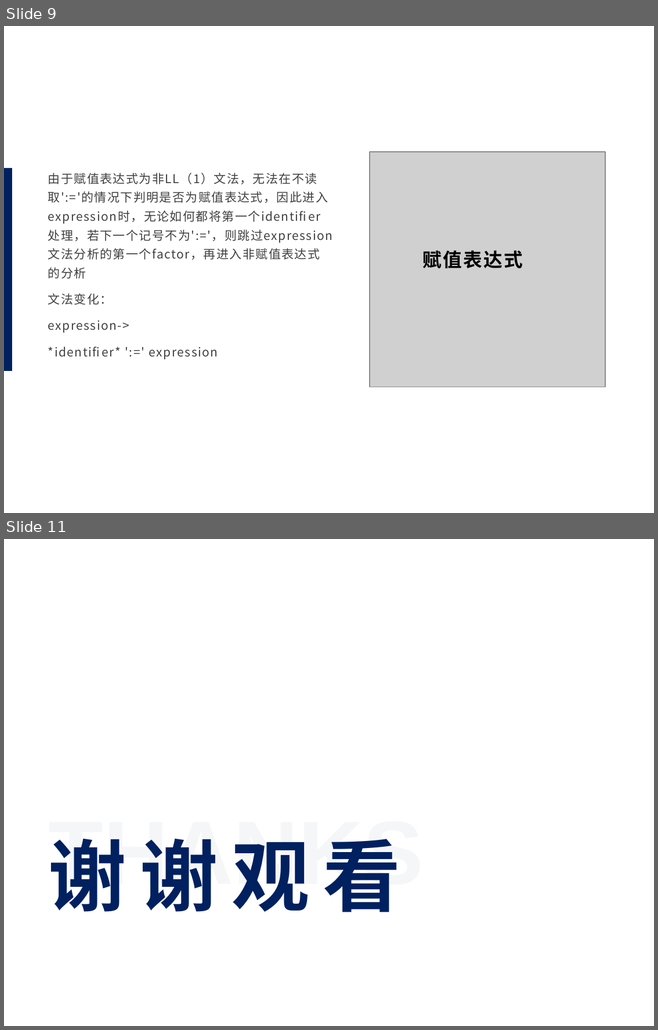
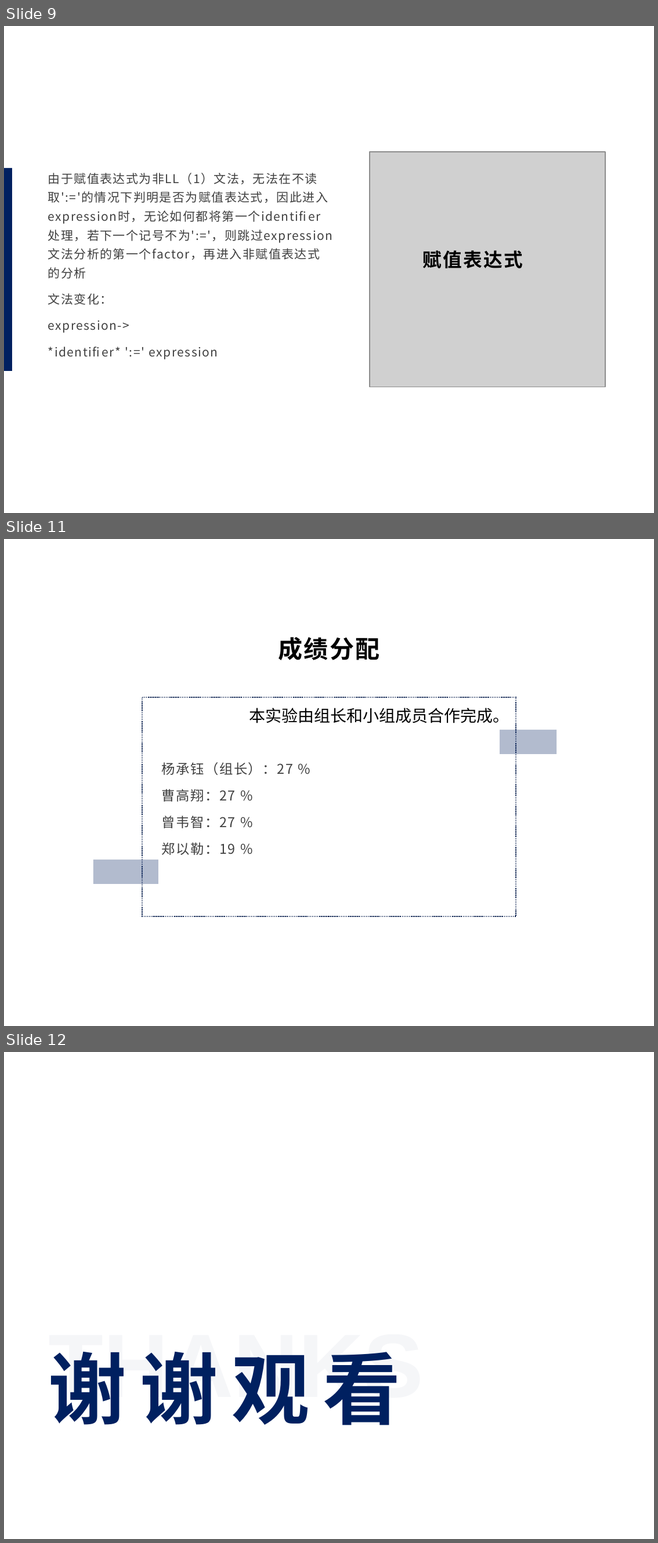
Before and after one commit to Camorgx/PL0, a slide deck: 汇报总结.pptx. Shown one above the other, each under a label of ours: slides 9 and 11 before the commit, slides 9, 11 and 12 after it; the slides between them are not shown. The pictures are 658x1030 and 658x1543 pixels, drawn with LibreOffice and Linux fonts; fonts in the diff are those of the drawing; grey boxes stand for pictures; background and template pictures are left out. Boxes give left, top, right and bottom in pixels: in the first picture for what was removed or moved away, otherwise in the second. Text is boxed around its words. In the diff, an @@ line names an element or a change of style, - is before the commit and + after.

```diff
--- a/汇报总结.pptx
+++ b/汇报总结.pptx
@@ slide 11 added at (4, 539, 654, 1026), background #FFFFFF @@
@@ text added at (278, 637, 379, 660), 27 pt, text #000000, bold @@
+成绩分配
@@ rectangle added at (141, 697, 515, 917), outline #001847 1 pt dashed @@
@@ text added at (249, 708, 509, 723), 18 pt, text #000000 @@
+本实验由组长和小组成员合作完成。
@@ rectangle added at (499, 730, 556, 755), fill #002060 at 30% opacity @@
@@ text added at (162, 762, 293, 855), 15 pt, text #404040 @@
+杨承钰（组长）：27 %
+曹高翔：27 %
+曾韦智：27 %
+郑以勒：19 %
@@ rectangle added at (94, 860, 159, 885), fill #002060 at 30% opacity @@
@@ what was slide 11 is now slide 12 @@
```
Also in this commit, not shown: 5 slides changed, 1 other file.
